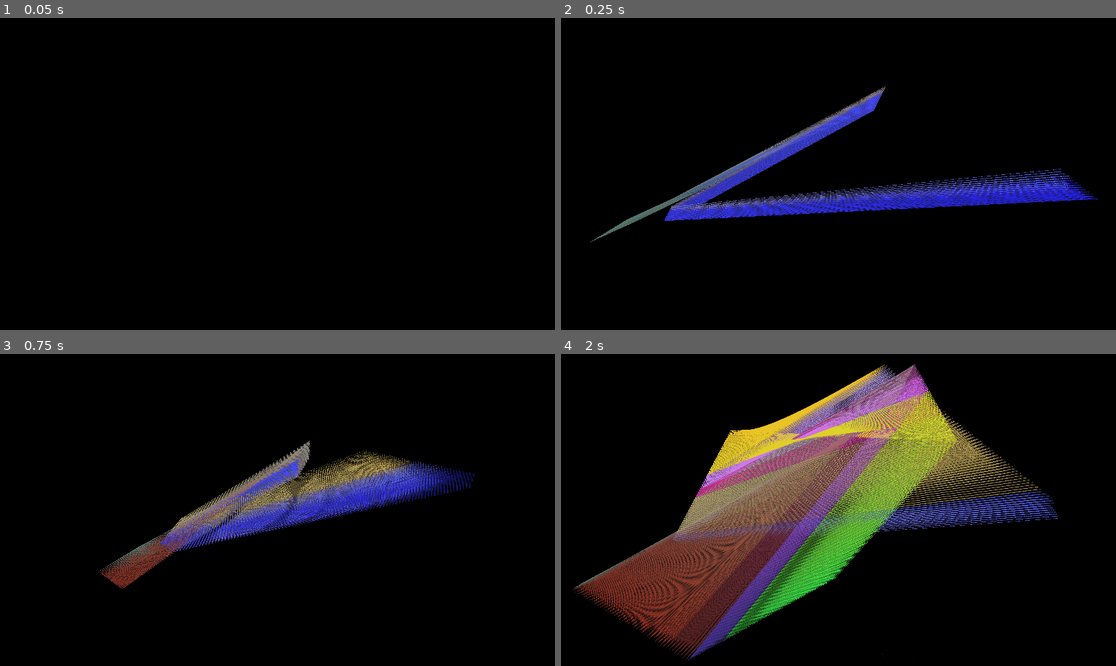
Above: before the commit, frames 1-4 (two rows, left to right).
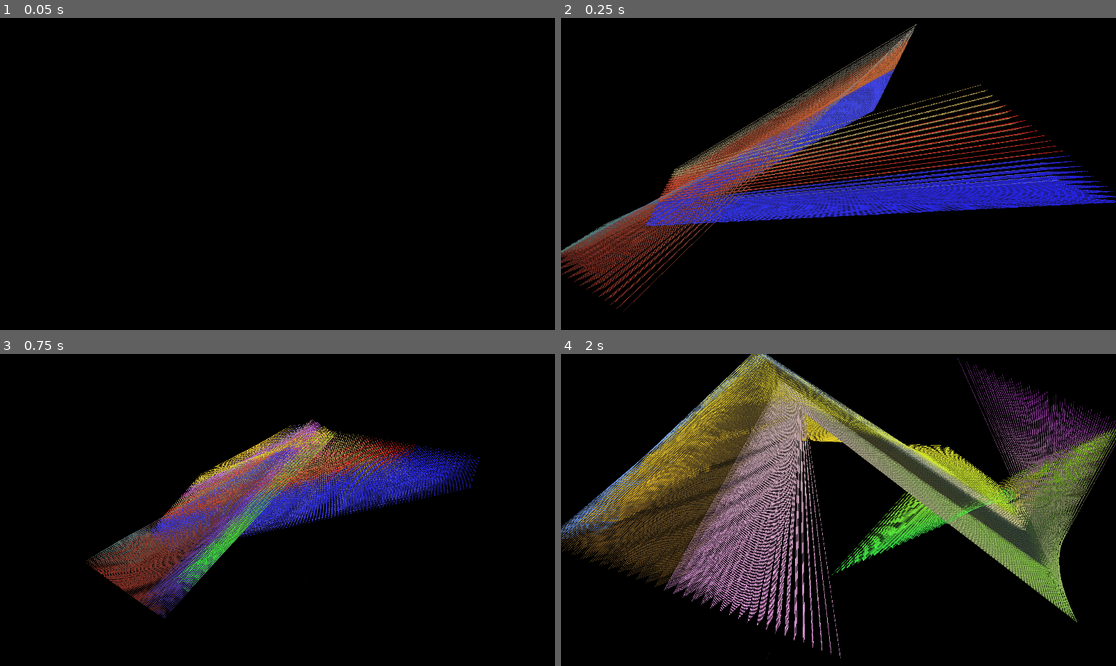
Above: after the commit, the same moments.

Repository: kasworld/gd4line2d3d
Game: Godot game, scene res://main.tscn
Same seed, same stepped clock (60 frames per second), same inputs: the game is played once before the commit and once after it.
Inputs (mouse positions are in pixels of both pictures, inside the frame that each line leads up to):
- Up to frame 1 (0.05 s): no input
- Up to frame 2 (0.25 s): no input
- Up to frame 3 (0.75 s): tap Enter at 0.5 s; move the mouse to (399, 494) at 0.52 s; tap C at 0.6 s; click (399, 494) at 0.67 s
- Up to frame 4 (2 s): move the mouse to (727, 525) at 1.27 s; tap C at 1.35 s; click (727, 525) at 1.42 s

Frame 1 is identical in both runs. In frame 2, 19% of the frame differs, in the area x 0-100%, y 1-95%; in frame 3, 13%; in frame 4, 51%, in the area x 0-100%, y 0-99%.

Commit message:
adjust params

Diff:
--- a/main.gd
+++ b/main.gd
@@ -7,8 +7,8 @@
 func _ready() -> void:
 	vp_size = get_viewport().size
 	reset_camera()
-	var l2d_0 = line2d_scene.instantiate().init_with_random(100,4,1.5,vp_size)
-	for i in 10:
+	var l2d_0 = line2d_scene.instantiate().init_with_random(50,4,1.5,vp_size,2.0/60.0)
+	for i in 20:
 		var l2d = line2d_scene.instantiate().init_with_copy(l2d_0)
 		for j in i:
 			l2d.move_1_step()
